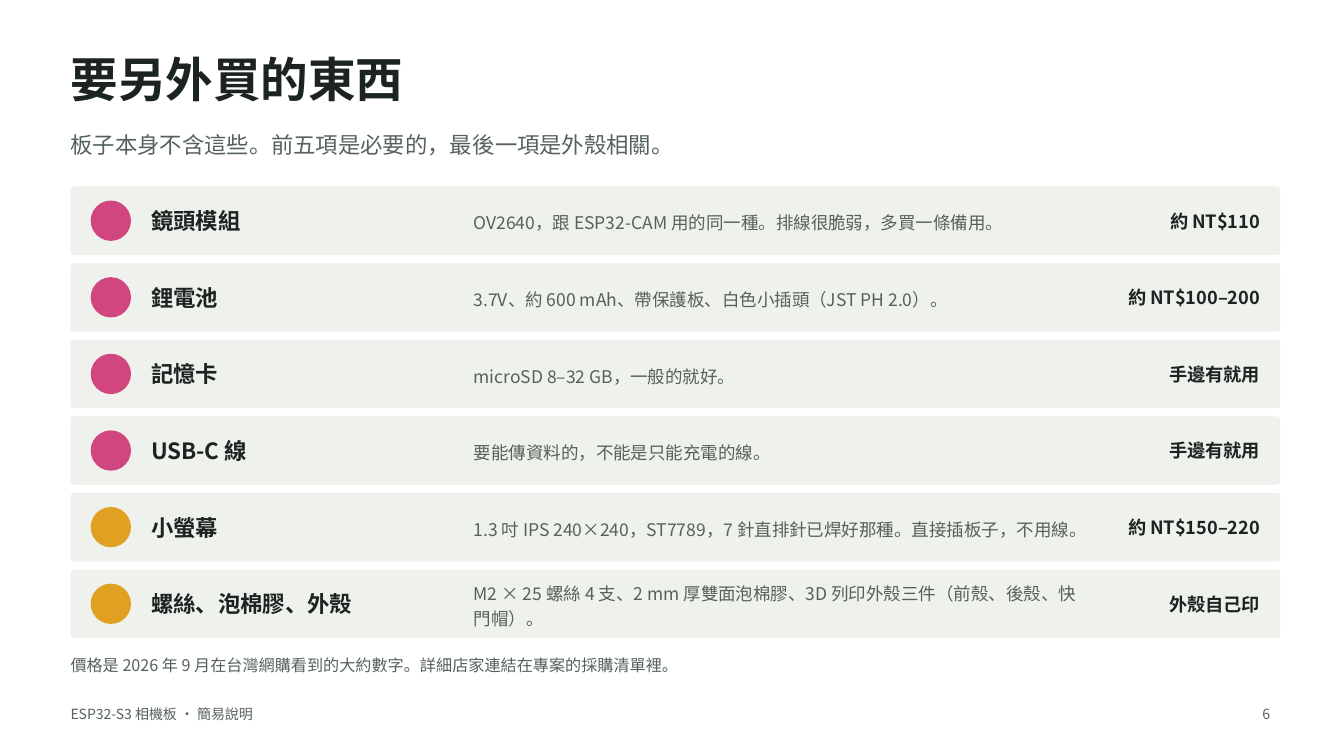
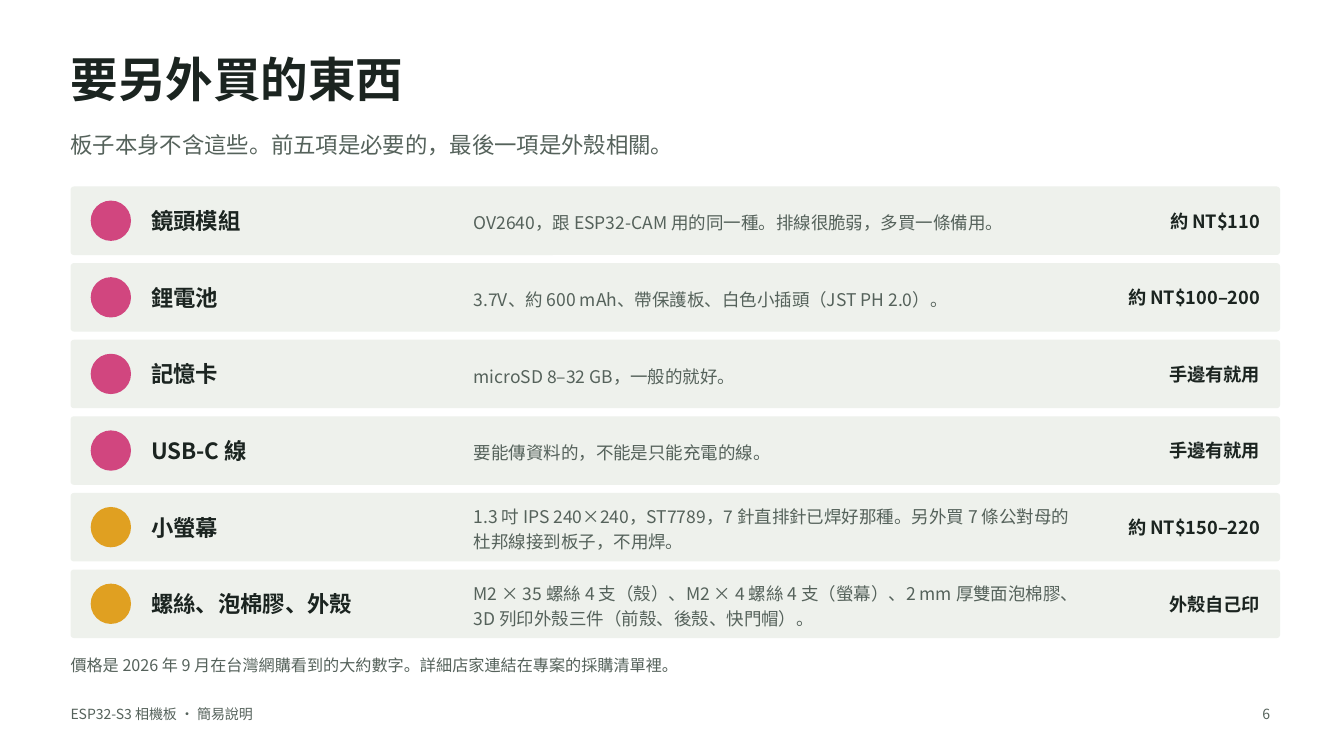
Before and after one commit to LCQIANN/esp32s3-camera, a slide deck: slide 6 of esp32s3-camera-v1.4-簡易版.pptx. Drawn at 1344x756 pixels with LibreOffice and Linux fonts; fonts in the diff are those of the drawing. Boxes give left, top, right and bottom in pixels: in the first picture for what was removed or moved away, otherwise in the second. Text is boxed around its words. In the diff, an @@ line names an element or a change of style, - is before the commit and + after.

```diff
--- a/esp32s3-camera-v1.4-簡易版.pptx
+++ b/esp32s3-camera-v1.4-簡易版.pptx
@@ text at [474, 508, 1069, 550]: text changed @@
-1.3 吋 IPS 240×240，ST7789，7 針直排針已焊好那種。直接插板子，不用線。
+1.3 吋 IPS 240×240，ST7789，7 針直排針已焊好那種。另外買 7 條公對母的杜邦線接到板子，不用焊。
@@ text at [474, 585, 1078, 627]: text changed @@
-M2 × 25 螺絲 4 支、2 mm 厚雙面泡棉膠、3D 列印外殼三件（前殼、後殼、快門帽）。
+M2 × 35 螺絲 4 支（殼）、M2 × 4 螺絲 4 支（螢幕）、2 mm 厚雙面泡棉膠、3D 列印外殼三件（前殼、後殼、快門帽）。
```
Also in this commit, not shown: 6 other slides changed, 5 other files.
